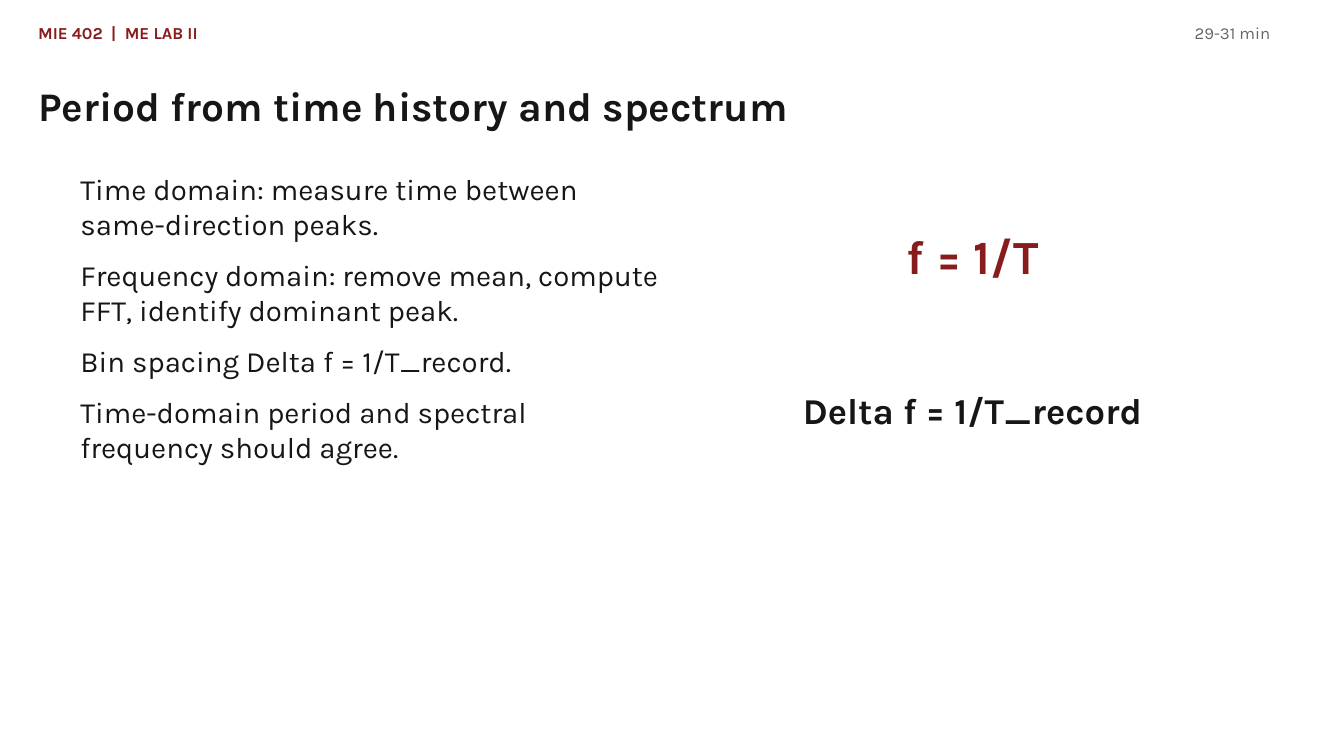
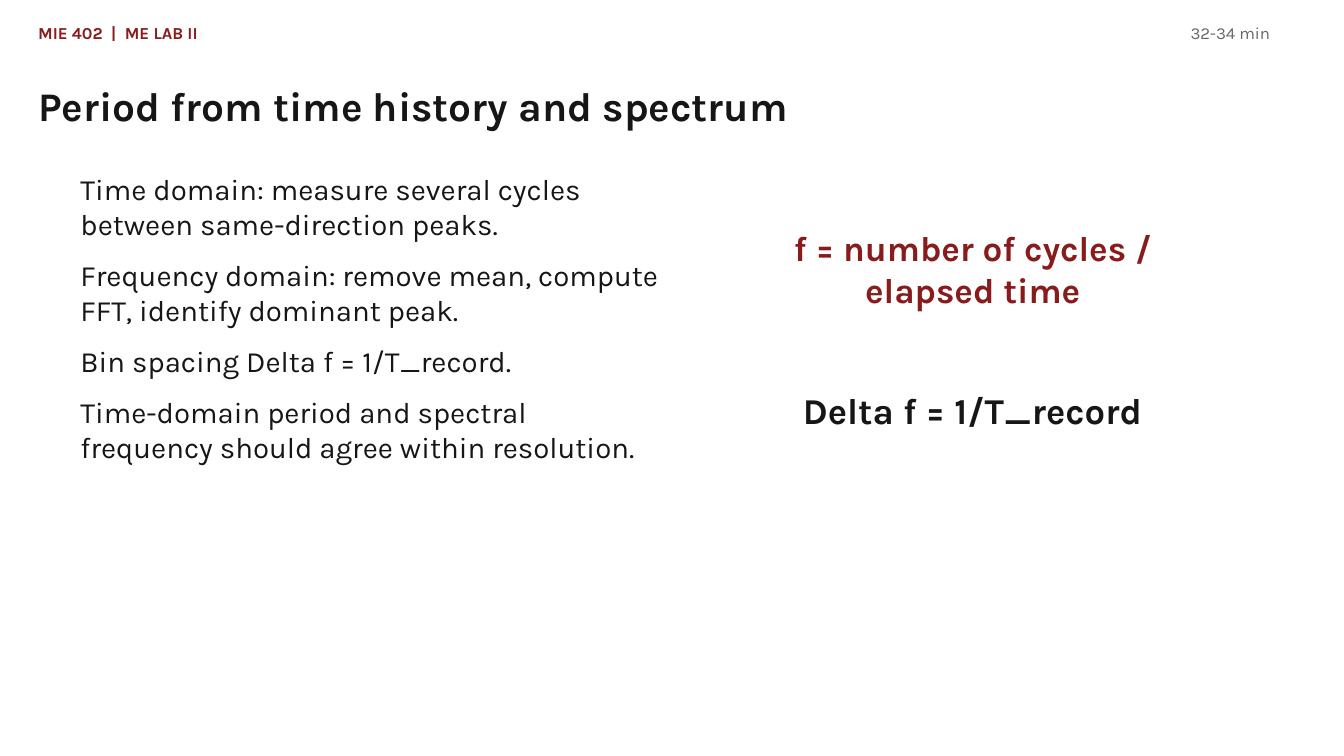
Before and after one commit to Ehsan-Roohi/MIE402-Lab, a slide deck: slide 16 of site/docs/MIE402_Lecture03_Single_Pendulum_PreLab2_Fall2026.pptx (slide 15 before the commit). Drawn at 1344x756 pixels with LibreOffice and Linux fonts; fonts in the diff are those of the drawing. Boxes give left, top, right and bottom in pixels: in the first picture for what was removed or moved away, otherwise in the second. Text is boxed around its words. In the diff, an @@ line names an element or a change of style, - is before the commit and + after.

```diff
--- a/site/docs/MIE402_Lecture03_Single_Pendulum_PreLab2_Fall2026.pptx
+++ b/site/docs/MIE402_Lecture03_Single_Pendulum_PreLab2_Fall2026.pptx
@@ text at [1191,27,1270,39]: text changed @@
-29-31 min
+32-34 min
@@ text at [80,180,581,242]: text changed @@
-Time domain: measure time between same-direction peaks.
+Time domain: measure several cycles between same-direction peaks.
@@ text at [794,236,1126,312]: text changed; size 34 to 25 pt @@
-f = 1/T
+f = number of cycles / elapsed time
@@ text at [80,403,634,465]: text changed @@
-Time-domain period and spectral frequency should agree.
+Time-domain period and spectral frequency should agree within resolution.
```
Also in this commit, not shown: 18 other slides changed, 2 slides added, 1 slide removed, 7 other files.
